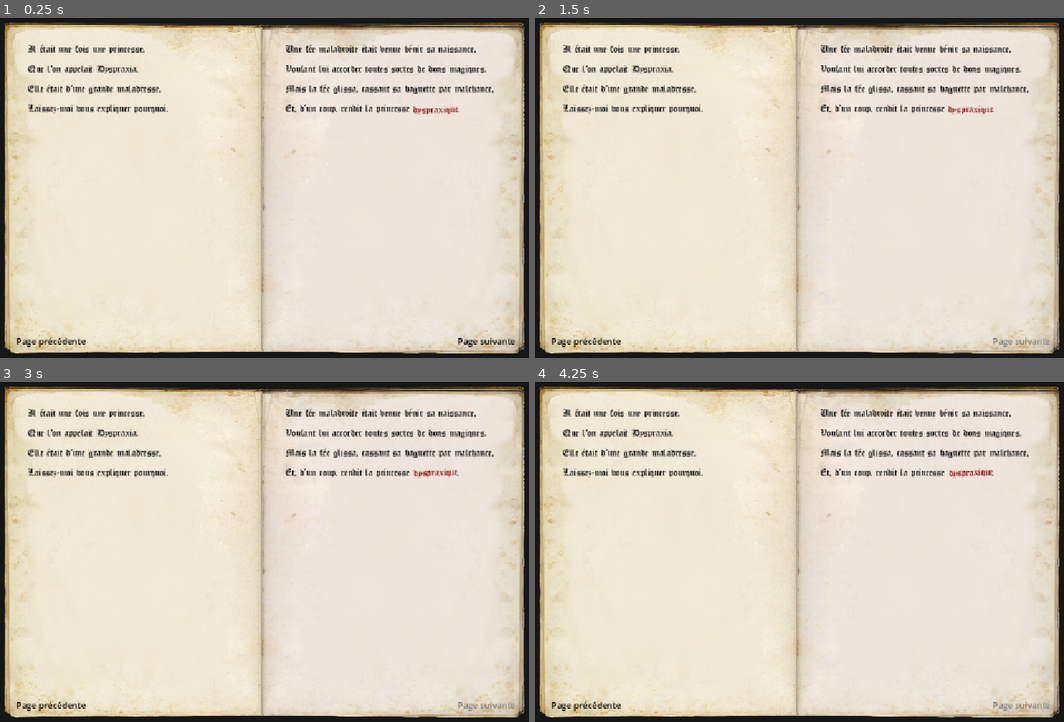
Above: before the commit, frames 1-4 (two rows, left to right).
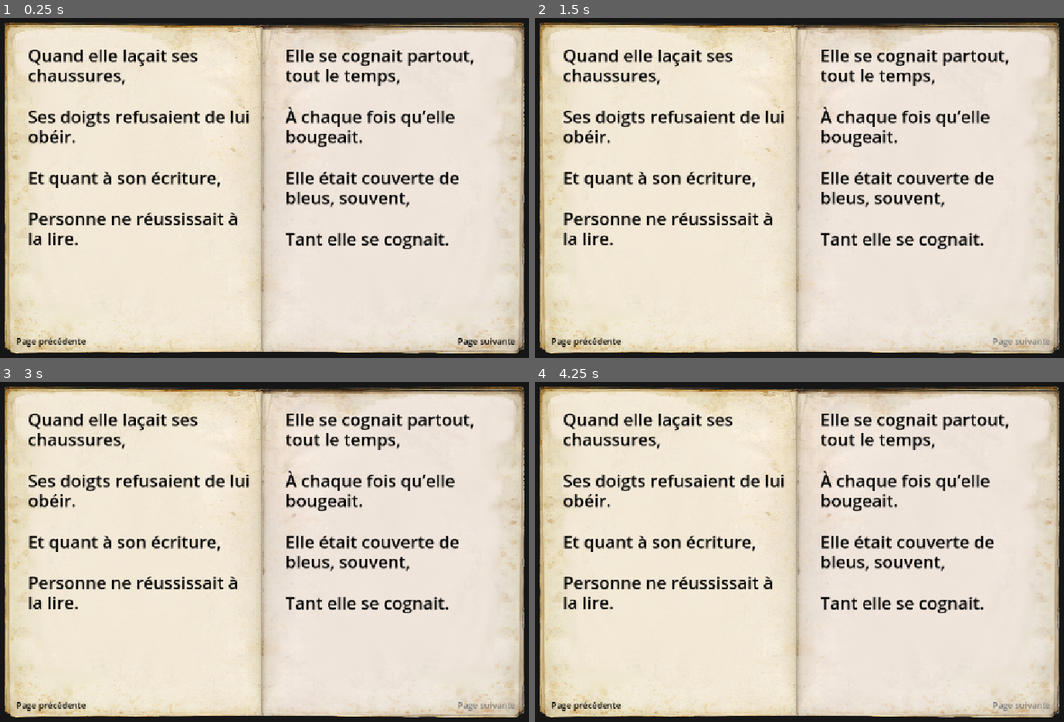
Above: after the commit, the same moments.

Repository: Tchetchouille/Dyspraxia-and-the-Dragon
Game: Godot game, scene res://EXP (Experimental Stuff)/EXP Scenes/UI/story.tscn
The game is run twice, just before and just after one commit, with the same random seed, the same clock (stepped at 60 frames per second) and the same inputs. This scene is started directly instead of the project's main scene.
Inputs:
- Up to frame 1 (0.25 s): no input
- Up to frame 2 (1.5 s): click "Page précédente" at 0.5 s; click "Page suivante" at 1.25 s
- Up to frame 3 (3 s): tap Enter at 2 s; hold Right (page_right) from 2.03 s (still down); tap Ctrl (toggle_dyspraxia) at 2.1, 2.85 s
- Up to frame 4 (4.25 s): release Right (page_right) at 3.53 s; hold Left (page_left) from 3.53 s (still down); tap Ctrl (toggle_dyspraxia) at 3.6 s

The runs differ from the first frame. In frame 1, 10% of the frame differs, in the area x 5-94%, y 7-68%; in frame 2, 10%; in frame 3, 10%; in frame 4, 10%.
Error in both runs: Invalid assignment of property or key 'stream' with value of type 'AudioStreamMP3' on a base object of type 'null instance'. (res://EXP)

Commit message:
Story tweaks

Diff:
--- a/dyspraxia-and-the-dragon/EXP (Experimental Stuff)/EXP Scenes/UI/story.tscn
+++ b/dyspraxia-and-the-dragon/EXP (Experimental Stuff)/EXP Scenes/UI/story.tscn
@@ -47,6 +47,7 @@
 offset_bottom = 621.0
 
 [node name="1" type="Control" parent="BookContent"]
+visible = false
 anchors_preset = 0
 offset_left = 17.0
 offset_top = 13.0
@@ -61,8 +62,11 @@
 theme = ExtResource("2_2rwbu")
 bbcode_enabled = true
 text = "Il était une fois une princesse,
+
 Que l’on appelait Dyspraxia.
+
 Elle était d’une grande maladresse,
+
 Laissez-moi vous expliquer pourquoi."
 
 [node name="RichTextLabel2" type="RichTextLabel" parent="BookContent/1"]
@@ -73,8 +77,11 @@
 theme = ExtResource("2_2rwbu")
 bbcode_enabled = true
 text = "Une fée maladroite était venue bénir sa naissance,
+
 Voulant lui accorder toutes sortes de dons magiques.
+
 Mais la fée glissa, cassant sa baguette par malchance,
+
 Et, d’un coup, rendit la princesse [shake rate=2.0 level=5 connected=1][tornado radius=2.0 freq=5.0 connected=1][color=web_maroon]dyspraxique[/color][/tornado][/shake]. "
 
 [node name="Control" type="Control" parent="BookContent/1"]
@@ -87,7 +94,6 @@
 grow_horizontal = 0
 
 [node name="2" type="Control" parent="BookContent"]
-visible = false
 anchors_preset = 0
 offset_left = 17.0
 offset_top = 13.0
@@ -102,8 +108,11 @@
 theme = ExtResource("2_2rwbu")
 bbcode_enabled = true
 text = "Quand elle laçait ses chaussures,
+
 Ses doigts refusaient de lui obéir.
+
 Et quant à son écriture,
+
 Personne ne réussissait à la lire."
 
 [node name="RichTextLabel2" type="RichTextLabel" parent="BookContent/2"]
@@ -114,8 +123,11 @@
 theme = ExtResource("2_2rwbu")
 bbcode_enabled = true
 text = "Elle se cognait partout, tout le temps,
+
 À chaque fois qu’elle bougeait.
+
 Elle était couverte de bleus, souvent,
+
 Tant elle se cognait."
 
 [node name="Control" type="Control" parent="BookContent/2"]
@@ -143,8 +155,11 @@
 theme = ExtResource("2_2rwbu")
 bbcode_enabled = true
 text = "Elle se sentait invalide,
+
 Et les autres princesses se moquaient.
+
 « Regardez comme elle est stupide,
+
 Avec ses lacets défaits ! »"
 
 [node name="RichTextLabel2" type="RichTextLabel" parent="BookContent/3"]
@@ -155,8 +170,11 @@
 theme = ExtResource("2_2rwbu")
 bbcode_enabled = true
 text = "Seule l’une d’elles ne se moquait pas,
+
 Et apportait à la princesse du réconfort.
+
 Son nom était Celestia,
+
 Et Dyspraxia l’aimait très fort."
 
 [node name="Control" type="Control" parent="BookContent/3"]
@@ -184,8 +202,11 @@
 theme = ExtResource("2_2rwbu")
 bbcode_enabled = true
 text = "Mais un jour un Dragon vint,
+
 Et emmena Celestia.
+
 Alors Dyspraxia prit son épée dans son poing,
+
 Et sa quête commença."
 
 [node name="Control" type="Control" parent="BookContent/4"]
--- a/dyspraxia-and-the-dragon/EXP (Experimental Stuff)/EXP Scripts/Celestia/celestia.gd
+++ b/dyspraxia-and-the-dragon/EXP (Experimental Stuff)/EXP Scripts/Celestia/celestia.gd
@@ -46,8 +46,9 @@
 	move_and_slide()
 
 func _process(_delta: float) -> void:
-	if Input.is_action_just_pressed("toggle_dyspraxia"):
-		dyspraxia = not dyspraxia
+	# Uncomment to give the possibility to toggle dyspraxia by pressing cntrl
+	#if Input.is_action_just_pressed("toggle_dyspraxia"):
+		#dyspraxia = not dyspraxia
 	if health <= 0:
 		death.emit()
 
@@ -66,7 +67,7 @@
 	$"..".add_child(particles_instance)
 	for particle in particles_instance.get_child(1).get_children():
 		if body is UpFireball:
-			particle.modulate = Color(0, 1, 1)
+			particle.modulate = Color(2, 2, 1)
 		particle.restart()
 
 func dyspraxia_process(_delta):
--- a/dyspraxia-and-the-dragon/EXP (Experimental Stuff)/EXP Scripts/Ennemies/dragon.gd
+++ b/dyspraxia-and-the-dragon/EXP (Experimental Stuff)/EXP Scripts/Ennemies/dragon.gd
@@ -66,7 +66,7 @@
 	$"..".add_child(particles_instance)
 	for particle in particles_instance.get_child(1).get_children():
 		if body is UpFireball:
-			particle.modulate = Color(0, 1, 1)
+			particle.modulate = Color(2, 2, 1)
 		particle.restart()
 
 
--- a/dyspraxia-and-the-dragon/EXP (Experimental Stuff)/EXP Scripts/Ennemies/exp_up_fireball.gd
+++ b/dyspraxia-and-the-dragon/EXP (Experimental Stuff)/EXP Scripts/Ennemies/exp_up_fireball.gd
@@ -65,7 +65,7 @@
 		_emit_particles()
 
 func _flicker(t, start, delay):
-	modulate = Color(0,1,1)
+	modulate = Color(2, 2, 1)
 	if t % start == 0:
 		var y_indexes = range(yellow_sprites.size())
 		y_indexes.remove_at(y_index)
@@ -87,7 +87,7 @@
 	particles_instance.position = global_position
 	$"..".add_child(particles_instance)
 	for particle in particles_instance.get_child(0).get_children():
-		particle.modulate = Color(0, 1, 1)
+		particle.modulate = Color(2, 2, 1)
 		particle.restart()
 
 func _on_timer_timeout() -> void:
--- a/dyspraxia-and-the-dragon/Themes/story.tres
+++ b/dyspraxia-and-the-dragon/Themes/story.tres
@@ -1,6 +1,4 @@
-[gd_resource type="Theme" load_steps=7 format=3 uid="uid://d10kavfvudbv2"]
-
-[ext_resource type="FontFile" uid="uid://c2dbfw3j63hqk" path="res://Assets/Fonts/OldLondon.ttf" id="1_500fj"]
+[gd_resource type="Theme" load_steps=6 format=3 uid="uid://d10kavfvudbv2"]
 
 [sub_resource type="StyleBoxEmpty" id="StyleBoxEmpty_500fj"]
 
@@ -22,8 +20,6 @@
 Button/styles/normal = SubResource("StyleBoxEmpty_6v7dv")
 Button/styles/pressed = SubResource("StyleBoxEmpty_s0u3h")
 RichTextLabel/colors/default_color = Color(0, 0, 0, 1)
-RichTextLabel/constants/line_separation = 20
+RichTextLabel/constants/line_separation = -8
 RichTextLabel/font_sizes/bold_font_size = 20
-RichTextLabel/font_sizes/normal_font_size = 20
-RichTextLabel/fonts/bold_font = ExtResource("1_500fj")
-RichTextLabel/fonts/normal_font = ExtResource("1_500fj")
+RichTextLabel/font_sizes/normal_font_size = 32
Not shown: 1 places in dyspraxia-and-the-dragon/EXP (Experimental Stuff)/EXP Scenes/game_manager.tscn that only renumber resources
